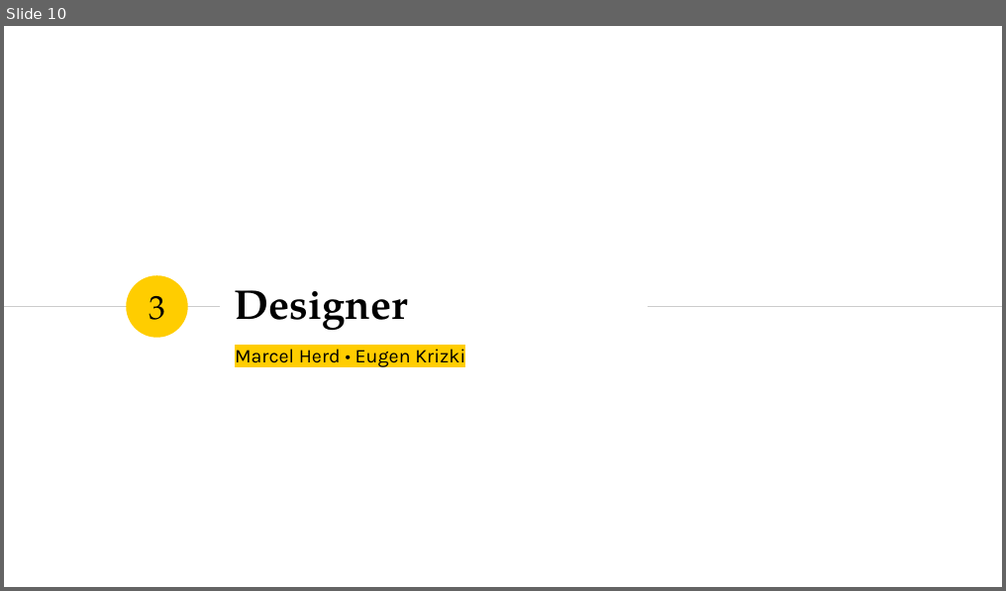
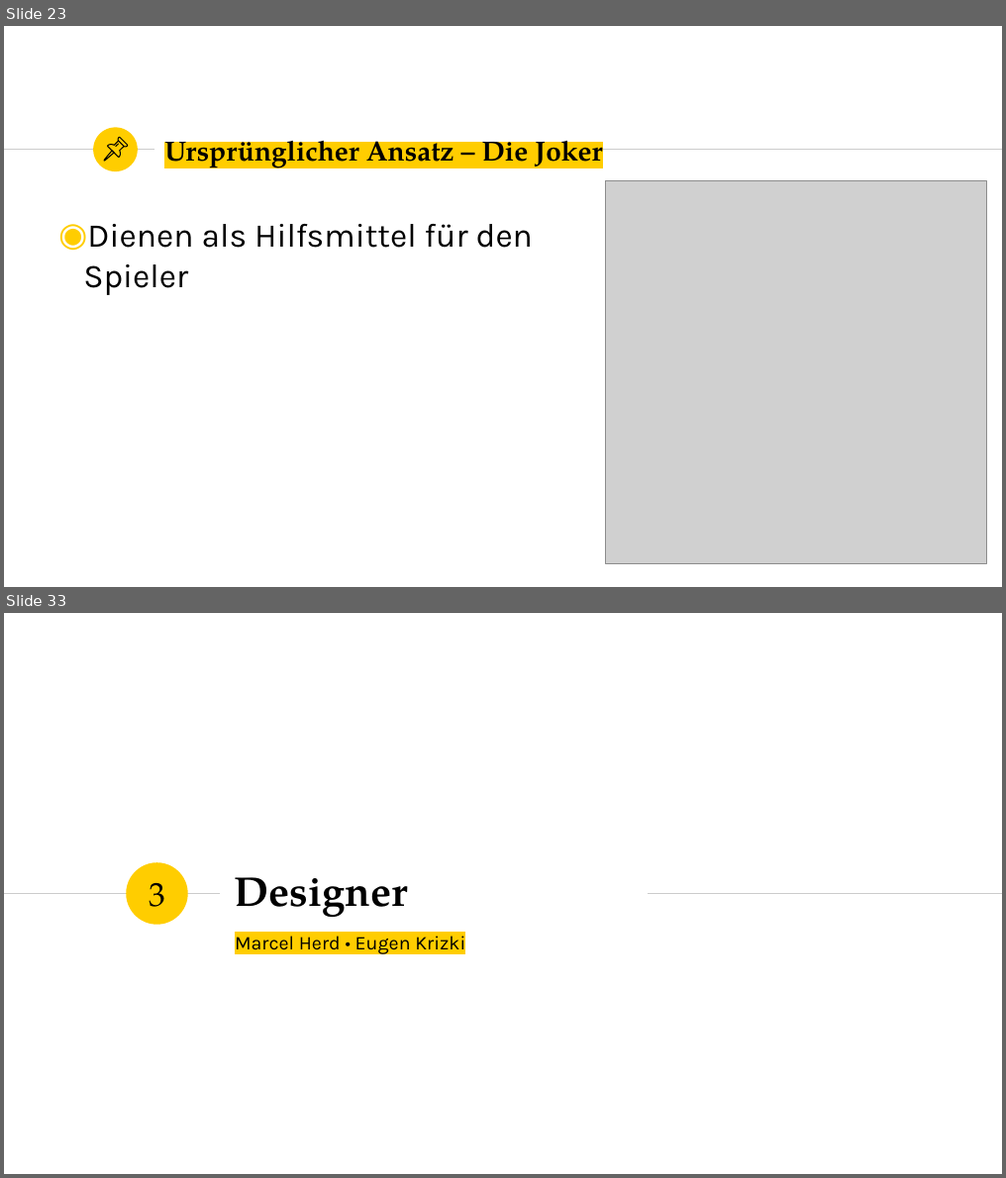
Before and after one commit to marcelherd/OOT-Projekt, a slide deck: Presentation/Presentation.pptx. Shown one above the other, each under a label of ours: slide 10 before the commit, slides 23 and 33 after it; the slides between them are not shown. The pictures are 1006x591 and 1006x1178 pixels, drawn with LibreOffice and Linux fonts; fonts in the diff are those of the drawing; grey boxes stand for pictures. Boxes give left, top, right and bottom in pixels: in the first picture for what was removed or moved away, otherwise in the second. Text is boxed around its words. In the diff, an @@ line names an element or a change of style, - is before the commit and + after.

```diff
--- a/Presentation/Presentation.pptx
+++ b/Presentation/Presentation.pptx
@@ slide 23 added at (4, 26, 1002, 587), background #FFFFFF @@
@@ ellipse added at (93, 128, 137, 172), fill #FFCD00 @@
@@ group added at (104, 138, 127, 161): 4 freeform shapes @@
@@ title added at (164, 132, 602, 172), 20 pt, text #000000, bold @@
+Ursprünglicher Ansatz – Die Joker
@@ line added from (4, 150) to (153, 150), #CCCCCC 0.75 pt @@
@@ line added from (579, 150) to (1002, 150), #CCCCCC 0.75 pt @@
@@ picture added at (605, 180, 986, 564) @@
@@ text added at (83, 224, 533, 295), 24 pt, text #000000 @@
+◉ Dienen als Hilfsmittel für den Spieler
@@ what was slide 10 is now slide 33 @@
```
Also in this commit, not shown: 22 other slides added.
